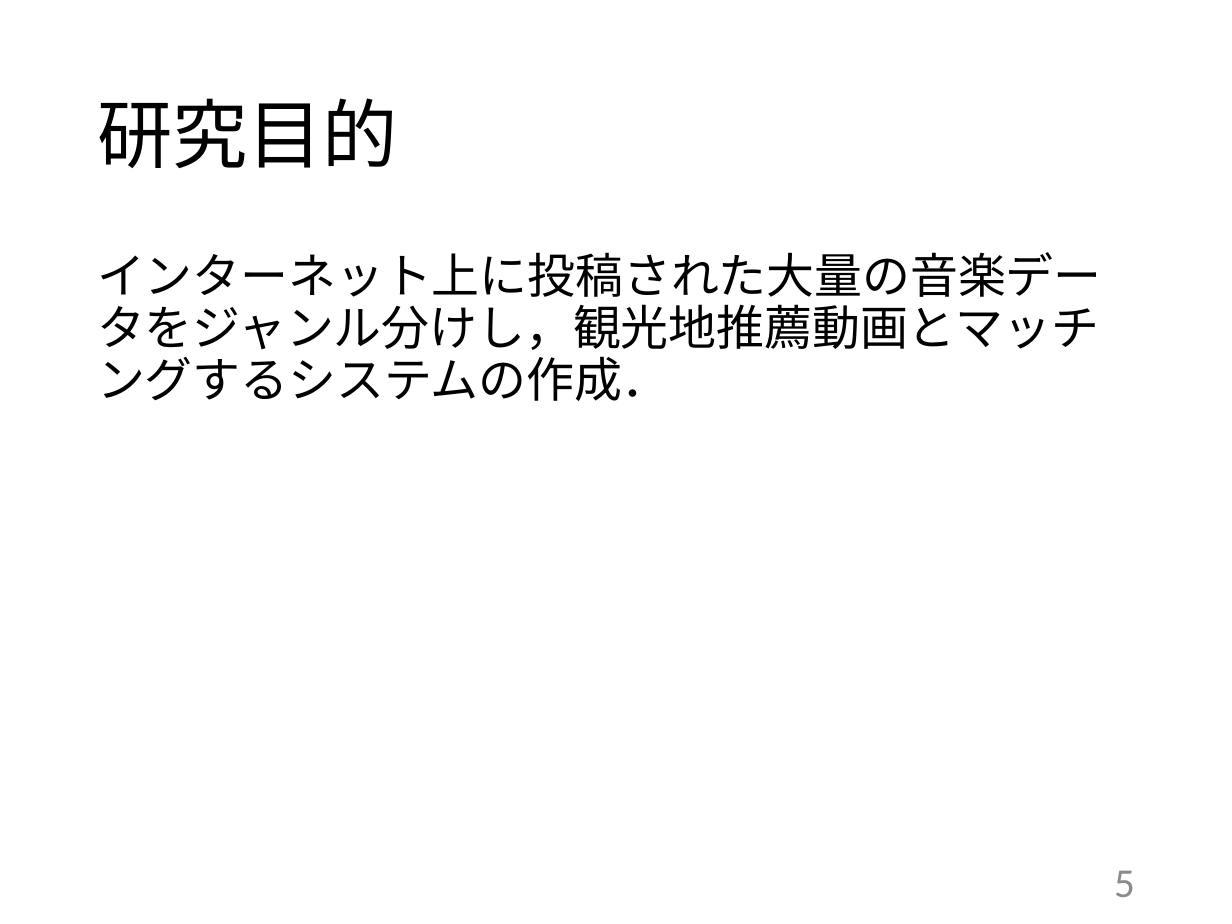
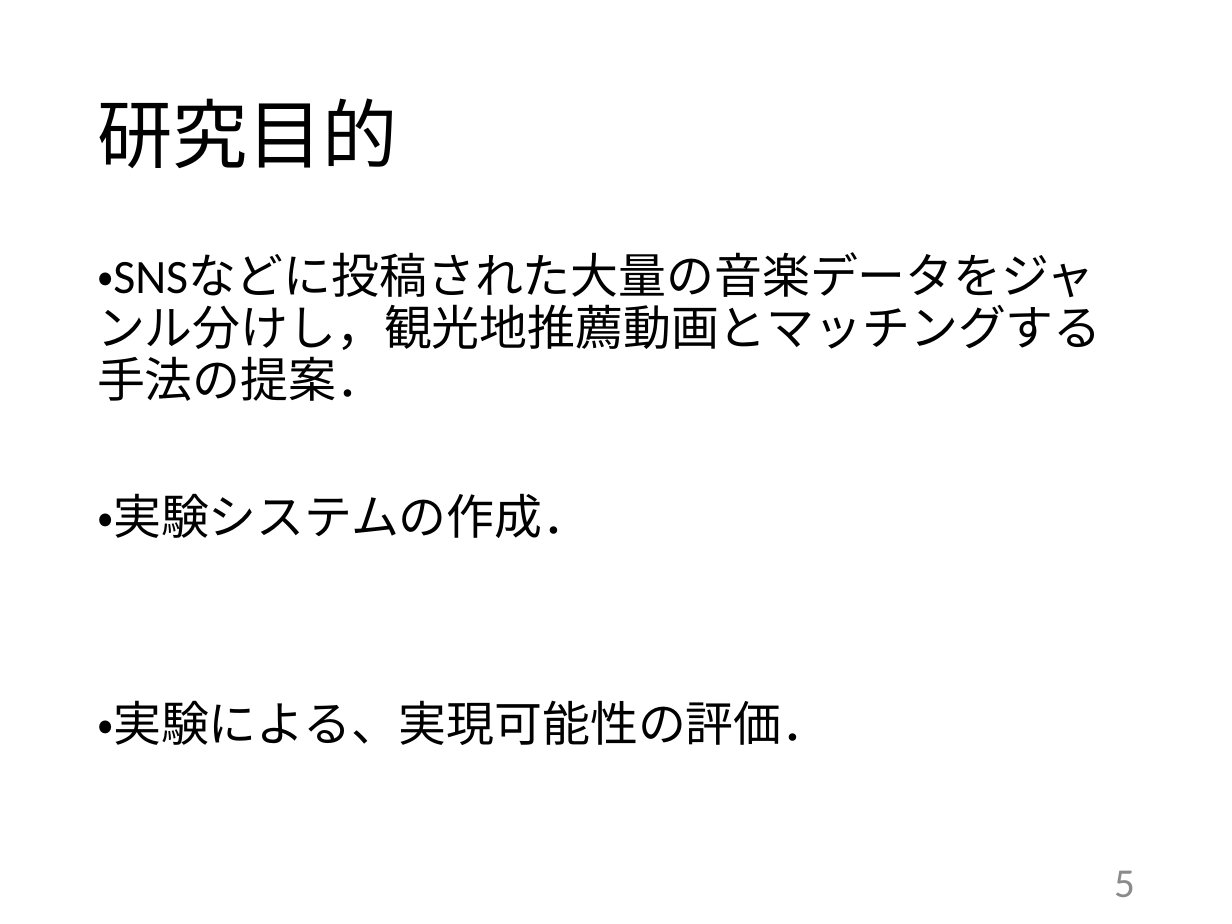
Before and after one commit to kait-takanolab/1821144-yoshii-thesis, a slide deck: slide 5 of 学部_中間発表_1821144.pptx. Drawn at 1232x924 pixels with LibreOffice and Linux fonts; fonts in the diff are those of the drawing. Boxes give left, top, right and bottom in pixels: in the first picture for what was removed or moved away, otherwise in the second. Text is boxed around its words. In the diff, an @@ line names an element or a change of style, - is before the commit and + after.

```diff
--- a/学部_中間発表_1821144.pptx
+++ b/学部_中間発表_1821144.pptx
@@ text at [97,252,1102,745]: text changed @@
-インターネット上に投稿された大量の音楽データをジャンル分けし，観光地推薦動画とマッチングするシステムの作成．
+・SNSなどに投稿された大量の音楽データをジャンル分けし，観光地推薦動画とマッチングする手法の提案．
+・実験システムの作成．
+・実験による、実現可能性の評価．
```
Also in this commit, not shown: 5 other slides changed.
